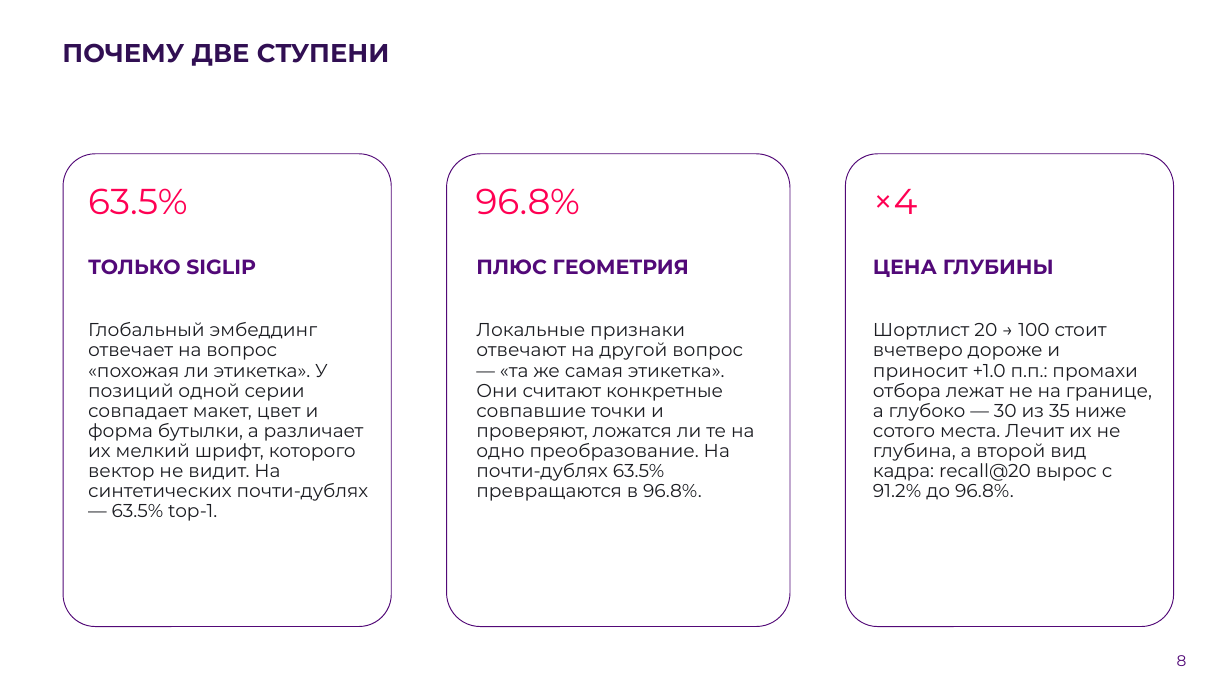
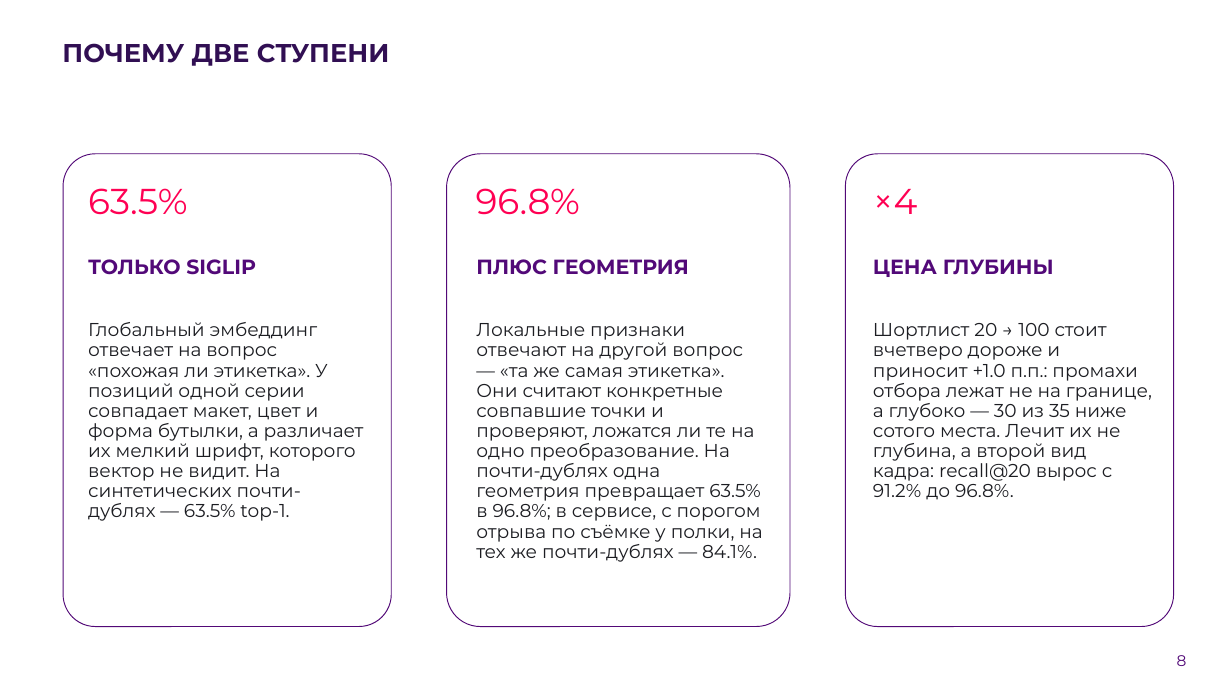
Before and after one commit to AlexGvr/rus_vines, a slide deck: slide 8 of ЛЦТ2026 Сканер российских вин.pptx. Drawn at 1232x693 pixels with LibreOffice and Linux fonts; fonts in the diff are those of the drawing; background and template pictures are left out. Boxes give left, top, right and bottom in pixels: in the first picture for what was removed or moved away, otherwise in the second. Text is boxed around its words. In the diff, an @@ line names an element or a change of style, - is before the commit and + after.

```diff
--- a/ЛЦТ2026 Сканер российских вин.pptx
+++ b/ЛЦТ2026 Сканер российских вин.pptx
@@ text "Глобальный эмбеддинг отвечает на вопрос ..." rewrapped from box(88, 322, 369, 521) to box(88, 322, 364, 521) @@
@@ text at box(476, 323, 762, 562): text changed @@
-Локальные признаки отвечают на другой вопрос — «та же самая этикетка». Они считают конкретные совпавшие точки и проверяют, ложатся ли те на одно преобразование. На почти-дублях 63.5% превращаются в 96.8%.
+Локальные признаки отвечают на другой вопрос — «та же самая этикетка». Они считают конкретные совпавшие точки и проверяют, ложатся ли те на одно преобразование. На почти-дублях одна геометрия превращает 63.5% в 96.8%; в сервисе, с порогом отрыва по съёмке у полки, на тех же почти-дублях — 84.1%.
```
Also in this commit, not shown: 8 other slides changed, 2 other files.
